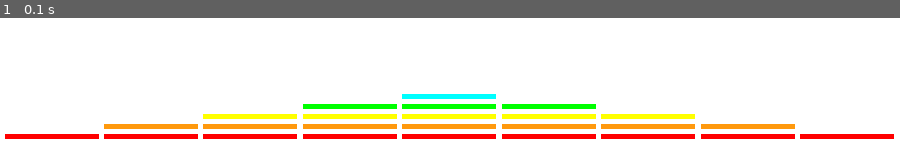
Above: before the commit, frame 1.
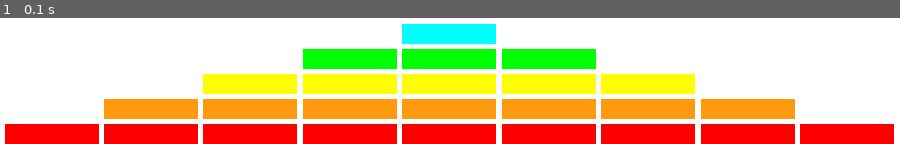
Above: after the commit, the same moment.

Repository: porregu/unit10
Game: pygame game, started from unit10_project.py
The game is run twice, just before and just after one commit, with the same random seed, the same clock (stepped at 60 frames per second) and the same inputs.
Inputs:
- Up to frame 1 (0.1 s): no input

The runs differ from the first frame. In frame 1, 38% of the frame differs, in the area x 0-100%, y 4-100%.

Commit message:
finish unit 10 project classwork and drawings

Diff:
--- a/unit10_project.py
+++ b/unit10_project.py
@@ -1,52 +1,52 @@
 import pygame, sys
+
 from pygame.locals import *
 
 pygame.init()
 
-main_surface = pygame.display.set_mode((900, 500), 0, 32)
+main_surface = pygame.display.set_mode((900, 500), 0, 32)  # this est the surface of the window
 
-pygame.display.set_caption(" claswork - 1")
-main_surface.fill((255, 255, 255))
-
-space = 5
-brick_with = (main_surface.get_width() - space * 10) / 9
-x_pos = 5
-for x in range(9):
-    pygame.draw.rect(main_surface, (255, 0, 0), (x_pos, 490, brick_with, 5), 0)
+pygame.display.set_caption(" unit 10 project")  # this is the label of the project that appears on top of the window
+main_surface.fill((255, 255, 255))  # set the background color of the window
+brick_height = 20  # this is the height of the brick that could be changed without affecting the program
+space = 5  # space between the bricks
+brick_with = (main_surface.get_width() - space * 10) / 9  # is the with of the brick
+x_pos = 5  # space on the x axes between bricks
+y_pos = 480  # the position of the y
+for x in range(9):  # a loop that repeats until it finish the program making 9 bricks
+    pygame.draw.rect(main_surface, (255, 0, 0), (x_pos, y_pos, brick_with, brick_height), 0)  # bricks
     x_pos += space + brick_with
 
 
-space = 5
-brick_with = (main_surface.get_width() - space * 10) / 9
-x_pos = brick_with + space * 2
+y_pos = y_pos-brick_height-space  # y position of all the bricks cna be modified without affecting the program
+x_pos = brick_with + space * 2   # x position of the next set of the bricks
 for x in range(7):
-    pygame.draw.rect(main_surface, (255, 153, 13), (x_pos, 480, brick_with, 5), 0)
+    pygame.draw.rect(main_surface, (255, 153, 13), (x_pos, y_pos, brick_with, brick_height), 0)
     x_pos += space + brick_with
 
 
-space = 5
-brick_with = (main_surface.get_width() - space * 10) / 9
+y_pos = y_pos-brick_height-space
 x_pos = brick_with * 2 + space * 3
 for x in range(5):
-    pygame.draw.rect(main_surface, (255, 255, 0), (x_pos, 470, brick_with, 5),0)
+    pygame.draw.rect(main_surface, (255, 255, 0), (x_pos, y_pos, brick_with, brick_height), 0)
     x_pos += space + brick_with
 
 
-space = 5
-brick_with = (main_surface.get_width() - space * 10) / 9
+y_pos = y_pos-brick_height-space
 x_pos = brick_with * 3 + space * 4
 for x in range(3):
-    pygame.draw.rect(main_surface, (0, 255, 0), (x_pos, 460, brick_with, 5), 0)
+    pygame.draw.rect(main_surface, (0, 255, 0), (x_pos, y_pos, brick_with, brick_height), 0)
     x_pos += space + brick_with
 
 
-space = 5
-brick_with = (main_surface.get_width() - space * 10) / 9
+y_pos = y_pos-brick_height-space
 x_pos = brick_with * 4 + space * 5
 for x in range(1):
-    pygame.draw.rect(main_surface, (0, 255, 255), (x_pos, 450, brick_with, 5), 0)
+    pygame.draw.rect(main_surface, (0, 255, 255), (x_pos, y_pos, brick_with, brick_height), 0)
     x_pos += space + brick_with
-while True:
+
+
+while True:  # a while true that repeats unitl the user exit the window
     pygame.display.update()
     for event in pygame.event.get():
         if event.type == QUIT:
